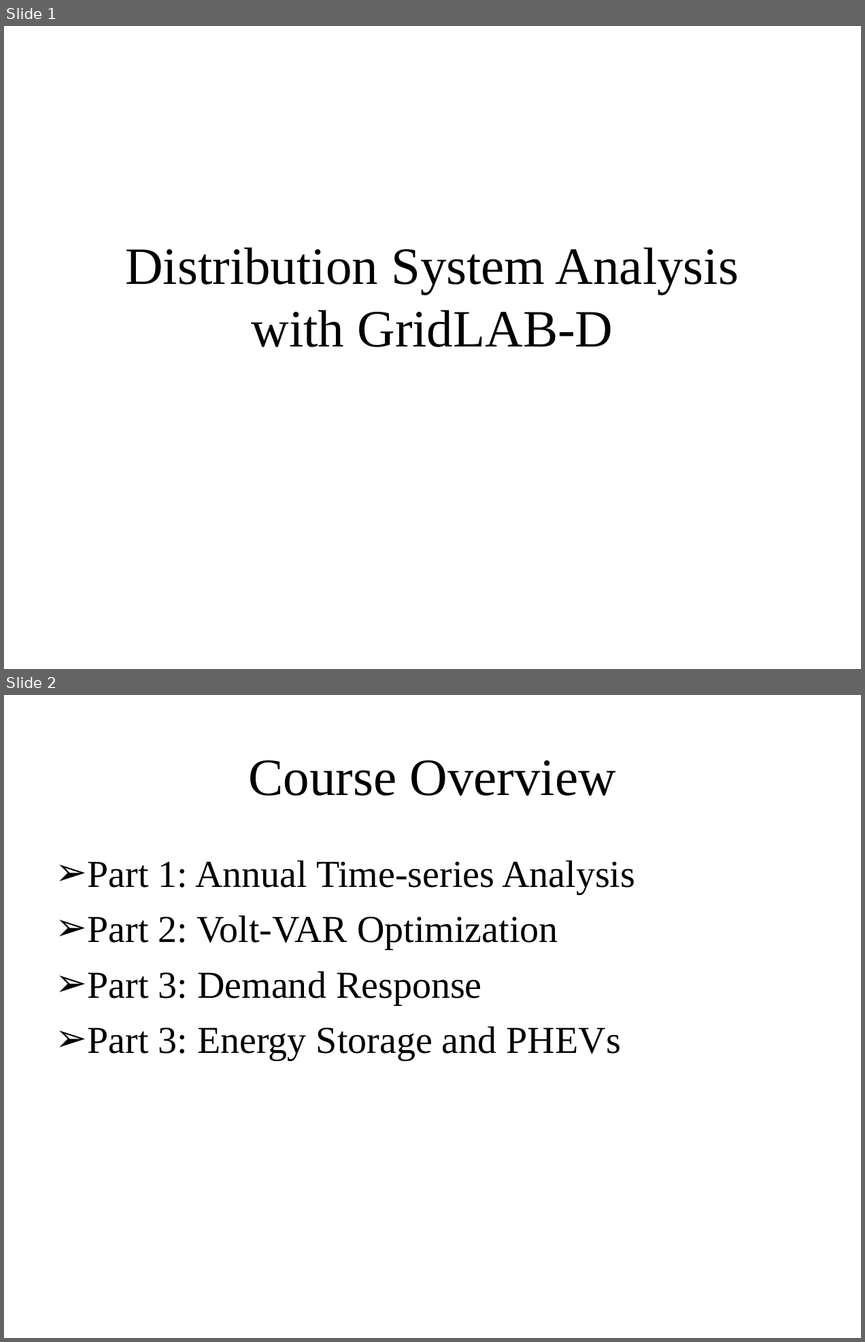
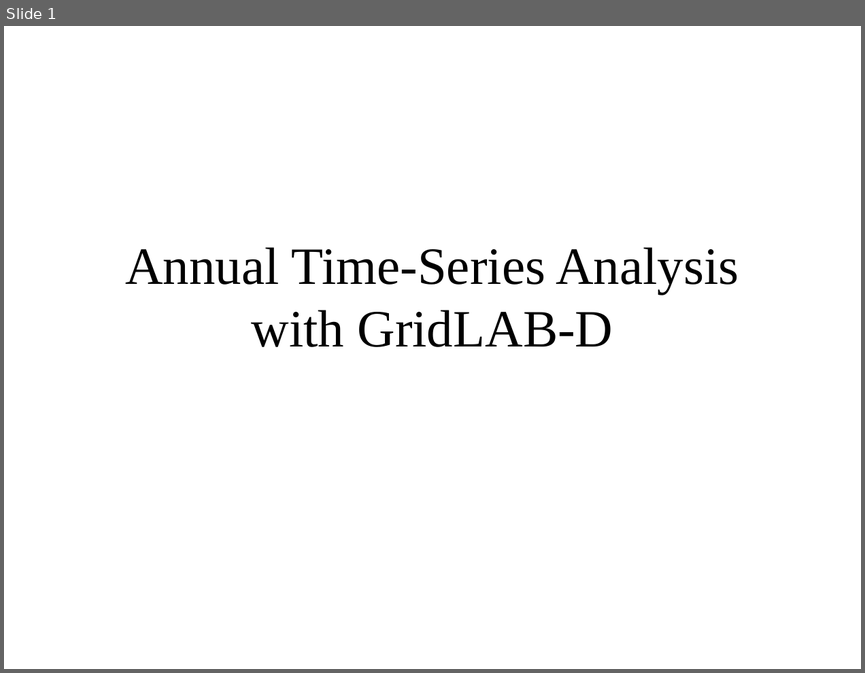
Before and after one commit to gridlab-d/course, a slide deck: Distribution Analysis Course/1.0 - Anual Analysis.ppt. Shown one above the other, each under a label of ours: slides 1 and 2 before the commit, slide 1 after it. The pictures are 865x1342 and 865x673 pixels, drawn with LibreOffice and Linux fonts; fonts in the diff are those of the drawing. Boxes give left, top, right and bottom in pixels: in the first picture for what was removed or moved away, otherwise in the second. Text is boxed around its words. In the diff, an @@ line names an element or a change of style, - is before the commit and + after.

```diff
--- a/Distribution Analysis Course/1.0 - Anual Analysis.ppt
+++ b/Distribution Analysis Course/1.0 - Anual Analysis.ppt
@@ slide 2 removed at <box>4,695,861,1338</box>, background #FFFFFF @@
@@ title removed at <box>248,760,616,796</box> @@
-Course Overview
@@ text removed at <box>88,860,635,1059</box> @@
-➢ Part 1: Annual Time-series Analysis
-➢ Part 2: Volt-VAR Optimization
-➢ Part 3: Demand Response
-➢ Part 3: Energy Storage and PHEVs
@@ slide 1 changed as well @@
@@ title at <box>125,247,738,347</box>: text changed @@
-Distribution System Analysis with GridLAB-D
+Annual Time-Series Analysis with GridLAB-D
```
Also in this commit, not shown: 6 slides added, 4 other files.
